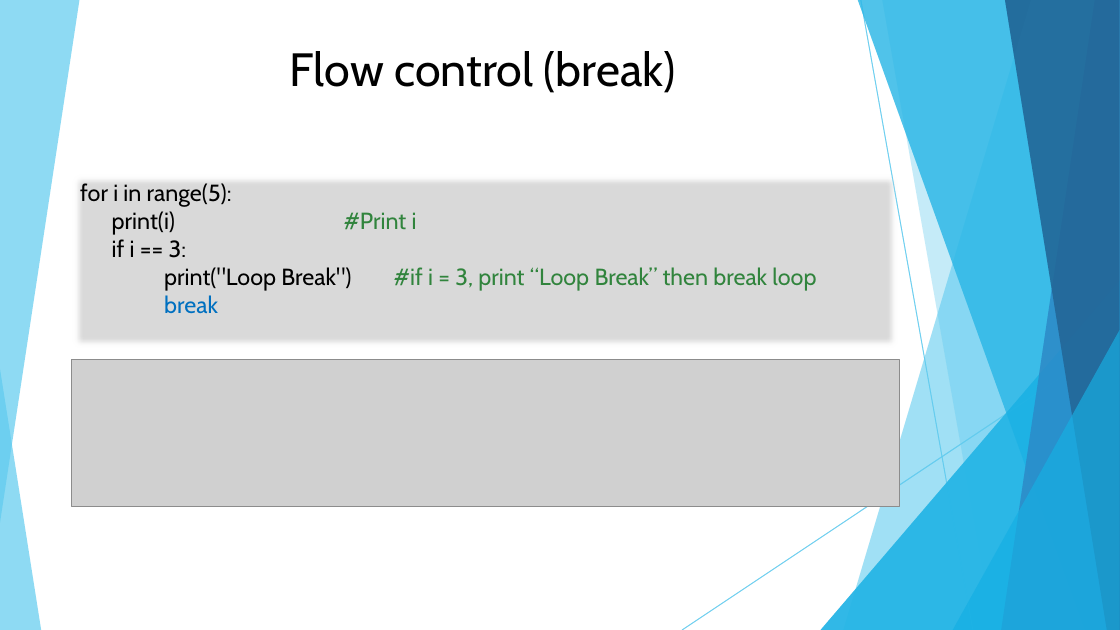
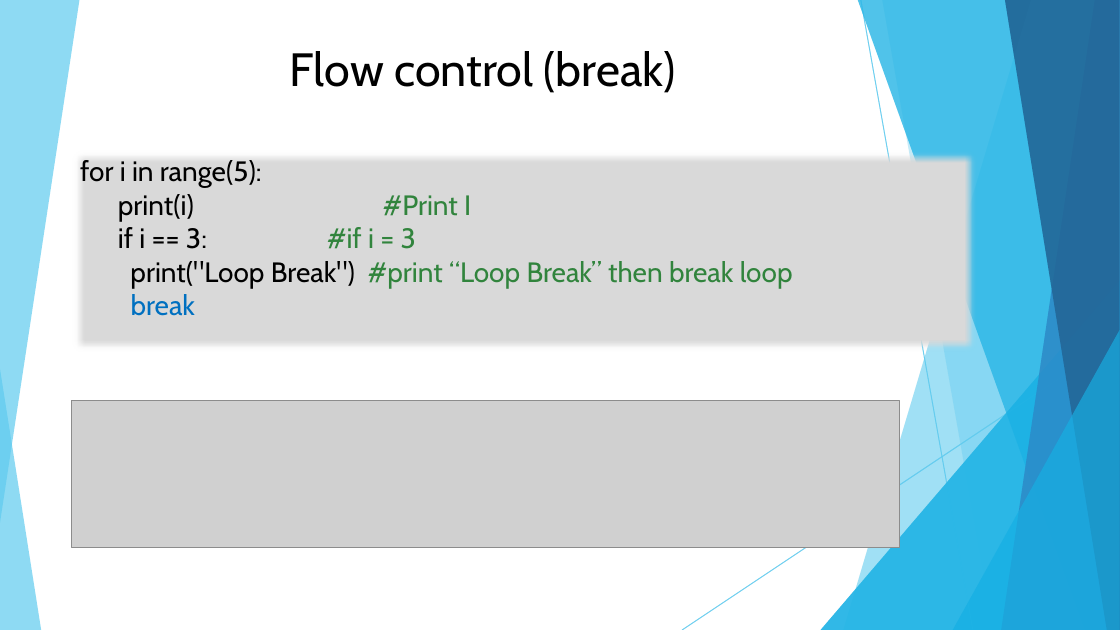
Before and after one commit to DavidChu0424/PythonIntroduction, a slide deck: slide 59 of Python Introduction.pptx. Drawn at 1120x630 pixels with LibreOffice and Linux fonts; fonts in the diff are those of the drawing; grey boxes stand for pictures. Boxes give left, top, right and bottom in pixels: in the first picture for what was removed or moved away, otherwise in the second. Text is boxed around its words. In the diff, an @@ line names an element or a change of style, - is before the commit and + after.

```diff
--- a/Python Introduction.pptx
+++ b/Python Introduction.pptx
@@ text "for i in range(5):": place and size @@
-text "for i in range(5):" at (80,183,816,314)
+text "for i in range(5):" at (80,160,793,316)
@@ text at (80,160,262,316): size 20 to 24 pt in "for i in range(5):", "break" @@
@@ text at (118,194,793,288): text changed; size 20 to 24 pt @@
-print(i) #Print i
-if i == 3:
-print("Loop Break") #if i = 3, print “Loop Break” then break loop
+print(i) #Print I
+if i == 3: #if i = 3
+print("Loop Break") #print “Loop Break” then break loop
@@ picture: place and size @@
-picture at (72,359,900,507)
+picture at (72,401,900,549)
```
Also in this commit, not shown: 4 other slides changed.
